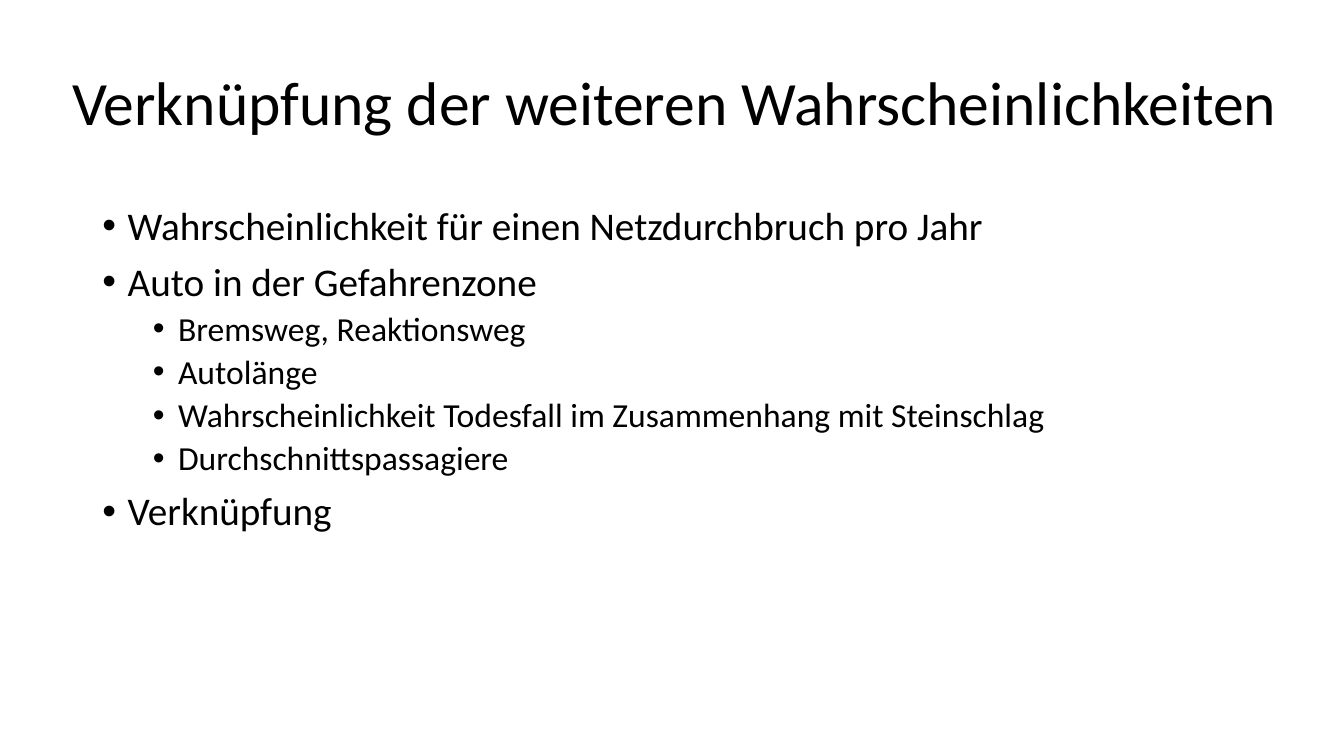
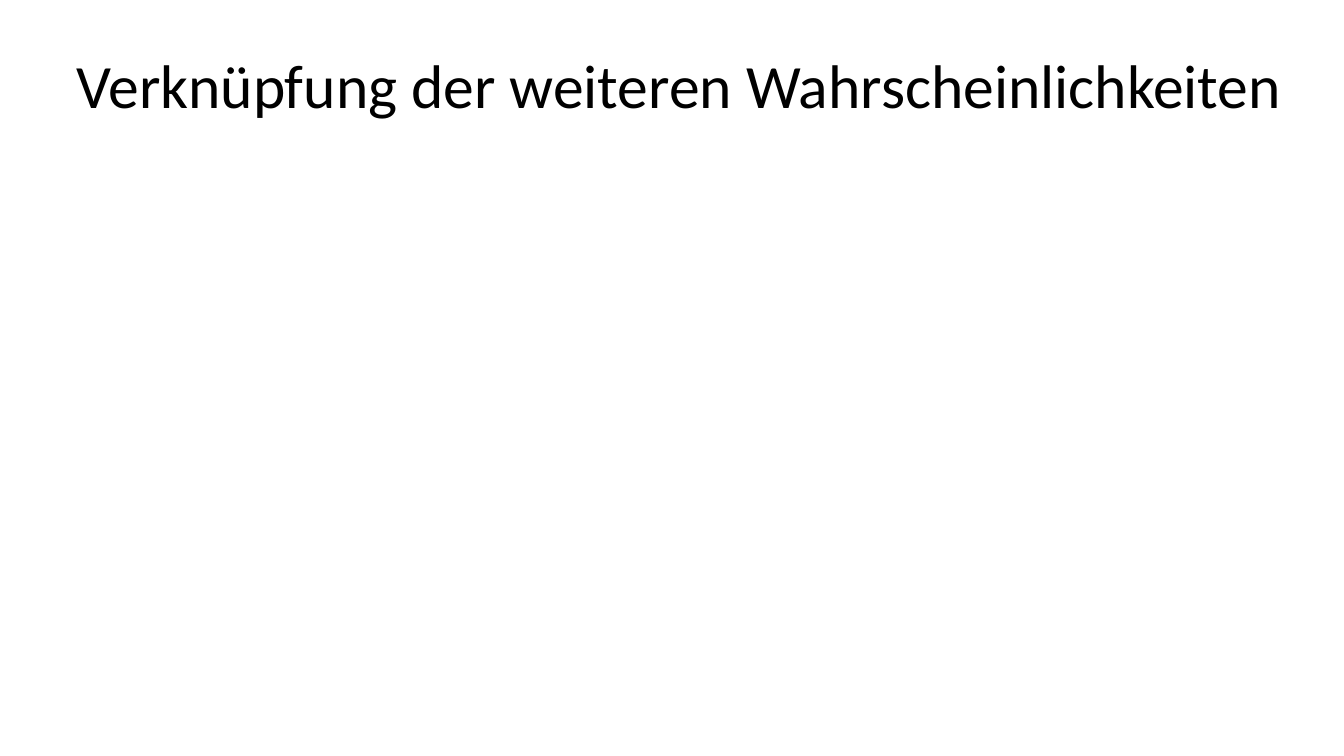
Before and after one commit to tmandelz/Steinschlag-Wahrscheinlichkeit, a slide deck: slide 1 of Präsentation/Teil Julia.pptx. Drawn at 1344x756 pixels with LibreOffice and Linux fonts; fonts in the diff are those of the drawing; grey boxes stand for pictures. Boxes give left, top, right and bottom in pixels: in the first picture for what was removed or moved away, otherwise in the second. Text is boxed around its words. In the diff, an @@ line names an element or a change of style, - is before the commit and + after.

```diff
--- a/Präsentation/Teil Julia.pptx
+++ b/Präsentation/Teil Julia.pptx
@@ title "Verknüpfung der weiteren Wahrscheinlichkeiten": place and size @@
-title "Verknüpfung der weiteren Wahrscheinlichkeiten" at (72,82,1277,136)
+title "Verknüpfung der weiteren Wahrscheinlichkeiten" at (77,65,1281,119)
@@ text removed at (128,212,1044,532) @@
-• Wahrscheinlichkeit für einen Netzdurchbruch pro Jahr
-• Auto in der Gefahrenzone
-  • Bremsweg, Reaktionsweg
-  • Autolänge
-  • Wahrscheinlichkeit Todesfall im Zusammenhang mit Steinschlag
-  • Durchschnittspassagiere
-• Verknüpfung
```
Also in this commit, not shown: 2 other slides changed, 1 slide added.
